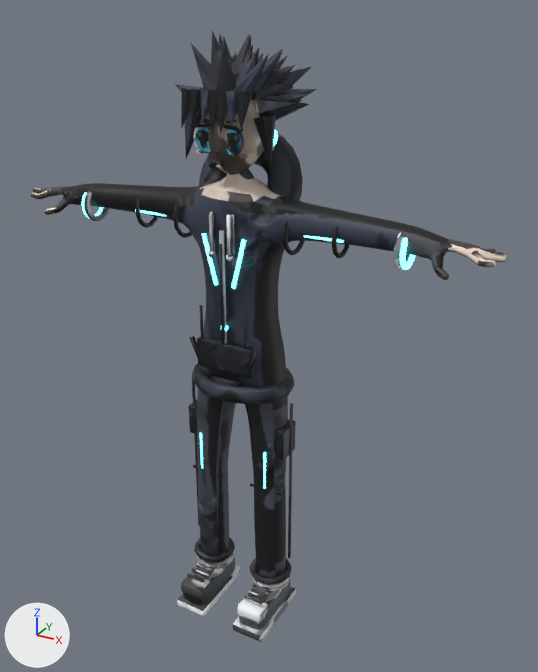
One commit to the glTF model assets/models/characters/an_scout.glb: the scene before it, then after it.
Rendered twice from a 50 mm camera at (1.144, -1.945, 2.023) aimed at (0.061, 0.025, 1.038). The axes (+X, +Y, +Z) are drawn at lower left. The lights are the same throughout. The picture after the commit comes second. Where no turn or scale is listed for an object, it has been applied to the vertices. Vertices at exactly the same position are counted once.

Names of what the first picture shows: 'AN_Scout_Body', 'AN_Scout_Feet', 'AN_Scout_Head', 'AN_Scout_Legs'.
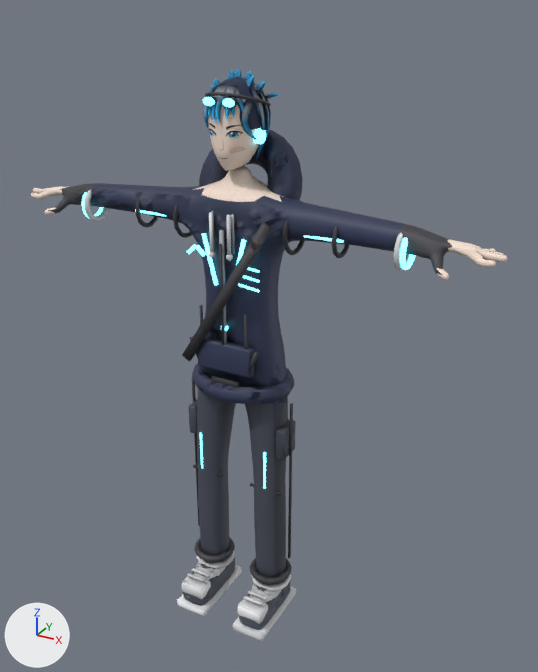
Boxes [x1, y1, x2, y2] around the edits, measured in the pictures (538 x 672 px; the box of a moved part takes in the faces that stretch with it):
'AN_Scout_Body', reshaped
    before: [31, 134, 507, 411]
    after: [31, 130, 507, 411]
'AN_Scout_Head', reshaped (46% narrower, 28% shorter)
    before: [175, 31, 316, 175]
    after: [203, 68, 279, 171]
part 1 of me_bodygraph, added
    after: [182, 222, 272, 361]
part 2 of me_bodygraph, moved or reshaped
    before: [146, 223, 338, 250]
    after: [147, 223, 338, 293]
part 3 of me_bodygraph, reshaped
    both: [74, 190, 133, 207]
part 4 of me_bodygraph, surface changed
    both: [31, 134, 507, 411]
part 5 of me_bodygraph, recoloured
    both: [91, 134, 404, 411]
part 6 of me_bodygraph_002, surface changed
    both: [177, 551, 296, 642]
part 7 of me_sphere, added
    after: [223, 97, 237, 108]
part 8 of me_sphere, added
    after: [223, 98, 235, 107]
part 9 of me_sphere, added
    after: [203, 97, 215, 106]
part 10 of me_sphere, added
    after: [253, 128, 266, 144]
part 11 of me_sphere, deleted
    before: [175, 31, 316, 169]
part 12 of me_sphere, cut back
    before: [200, 45, 309, 175]
    after: [204, 68, 279, 171]
part 13 of me_bodygraph_001, surface changed (lighter)
    both: [188, 378, 296, 592]

Diff of the bpy script that builds the scene:
```diff
--- a/assets/models/characters/an_scout.glb.py
+++ b/assets/models/characters/an_scout.glb.py
@@ me_bodygraph @@
-me_bodygraph.from_pydata(...)  # 2912 vertices, 5698 faces; spans x -0.8..0.8, y -0.19..0.11, z 0.84..1.69
+me_bodygraph.from_pydata(...)  # 2937 vertices, 5724 faces; spans x -0.8..0.8, y -0.19..0.11, z 0.84..1.69
+# me_bodygraph part 1: the loose piece of 8 vertices spanning x 0.0, y -0.16..-0.15, z 1.05..1.39 is copied, and the copy is turned 32.1 degrees about the y axis through its middle and scaled by 1.65, then moved by (0.01, -0.01, 0.01); it spans x -0.15..0.17, y -0.17..-0.16, z 0.98..1.48
+# me_bodygraph part 2: 21 vertices moved within x -0.34..0.34, y -0.11..0.01, z 1.37..1.49; 14 vertices removed from x -0.35..0.35, y -0.1..-0.02, z 1.37..1.49; 45 vertices added at x -0.35..0.35, y -0.17..-0.03, z 1.26..1.49
+# me_bodygraph part 3: 2 vertices moved within x -0.55, y -0.12, z 1.45; 11 vertices removed from x -0.76..-0.52, y -0.13..-0.03, z 1.37..1.47; 3 vertices added at x -0.55..-0.53, y -0.13..-0.09, z 1.37..1.47
+# me_bodygraph part 4: 5270 kept faces spanning x -0.8..0.8, y -0.19..0.11, z 0.84..1.69 get new texture (UV) coordinates
+# me_bodygraph part 5: 1460 kept faces spanning x -0.55..0.56, y -0.19..0.11, z 0.84..1.69 get new vertex colours; the middle colour goes from dark blue #383f50 to dark blue #353e5d
+# other edits to the shape of me_bodygraph do not show in these pictures
 me_bodygraph.materials.append(mat_base)
@@ me_bodygraph_002 @@
 me_bodygraph_002.from_pydata(...)  # 845 vertices, 1570 faces; spans x -0.192..0.192, y -0.249..0.029, z -0.003..0.143
+# me_bodygraph_002 part 6: texture (UV) coordinates of 1570 of 1570 faces, centred in x -0.19..0.189, y -0.247..0.027, z -0.001..0.141, changed; they spanned u 0.01..0.99, v 0.01..0.98 and now span u 0.01..0.98, v 0.0..0.7
 me_bodygraph_002.materials.append(mat_base)
@@ me_sphere @@
-me_sphere.from_pydata(...)  # 2223 vertices, 3802 faces; spans x -0.211..0.203, y -0.196..0.177, z 1.58..1.967
+me_sphere.from_pydata(...)  # 1792 vertices, 3244 faces; spans x -0.096..0.091, y -0.158..0.07, z 1.594..1.874
+# me_sphere part 7: a new loose piece, a UV sphere (8 segments, 5 rings, poles along z) spanning x 0.009..0.055, y -0.153..-0.134, z 1.774..1.804, in mat_base
+# me_sphere part 8: a new loose piece, a UV sphere (8 segments, 5 rings, poles along z) spanning x 0.013..0.051, y -0.158..-0.142, z 1.777..1.801, in mat_glow
+# me_sphere part 9: a new loose piece, a UV sphere (8 segments, 5 rings, poles along z) spanning x -0.051..-0.013, y -0.158..-0.142, z 1.777..1.801, in mat_glow
+# me_sphere part 10: a new loose piece, an 8-sided cylinder along x spanning x 0.063..0.081, y -0.072..-0.028, z 1.668..1.712, in mat_glow
+# me_sphere part 11: 93 loose pieces with 1609 vertices, spanning x -0.211..0.203, y -0.196..0.177, z 1.612..1.967, are deleted
+# me_sphere part 12: 611 vertices removed from x -0.117..0.182, y -0.165..0.145, z 1.58..1.938; 1553 vertices added at x -0.096..0.091, y -0.157..0.07, z 1.594..1.874
+# other edits to the shape of me_sphere do not show in these pictures
 me_sphere.materials.append(mat_base)
@@ me_bodygraph_001 @@
 me_bodygraph_001.from_pydata(...)  # 787 vertices, 1444 faces; spans x -0.196..0.196, y -0.147..0.022, z 0.117..0.882
+# me_bodygraph_001 part 13: texture (UV) coordinates of 1444 of 1444 faces, centred in x -0.194..0.194, y -0.144..0.015, z 0.127..0.866, changed; they spanned u 0.01..0.99, v 0.01..0.98 and now span u 0.08..0.99, v 0.0..0.71
 me_bodygraph_001.materials.append(mat_base)
```
